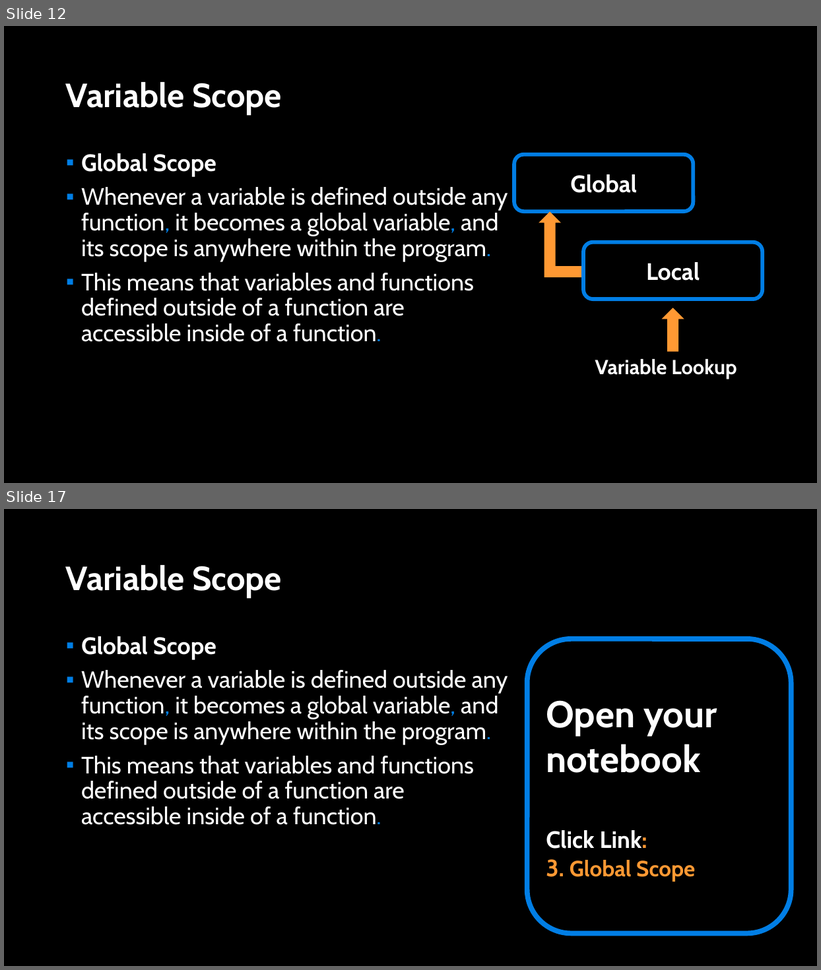
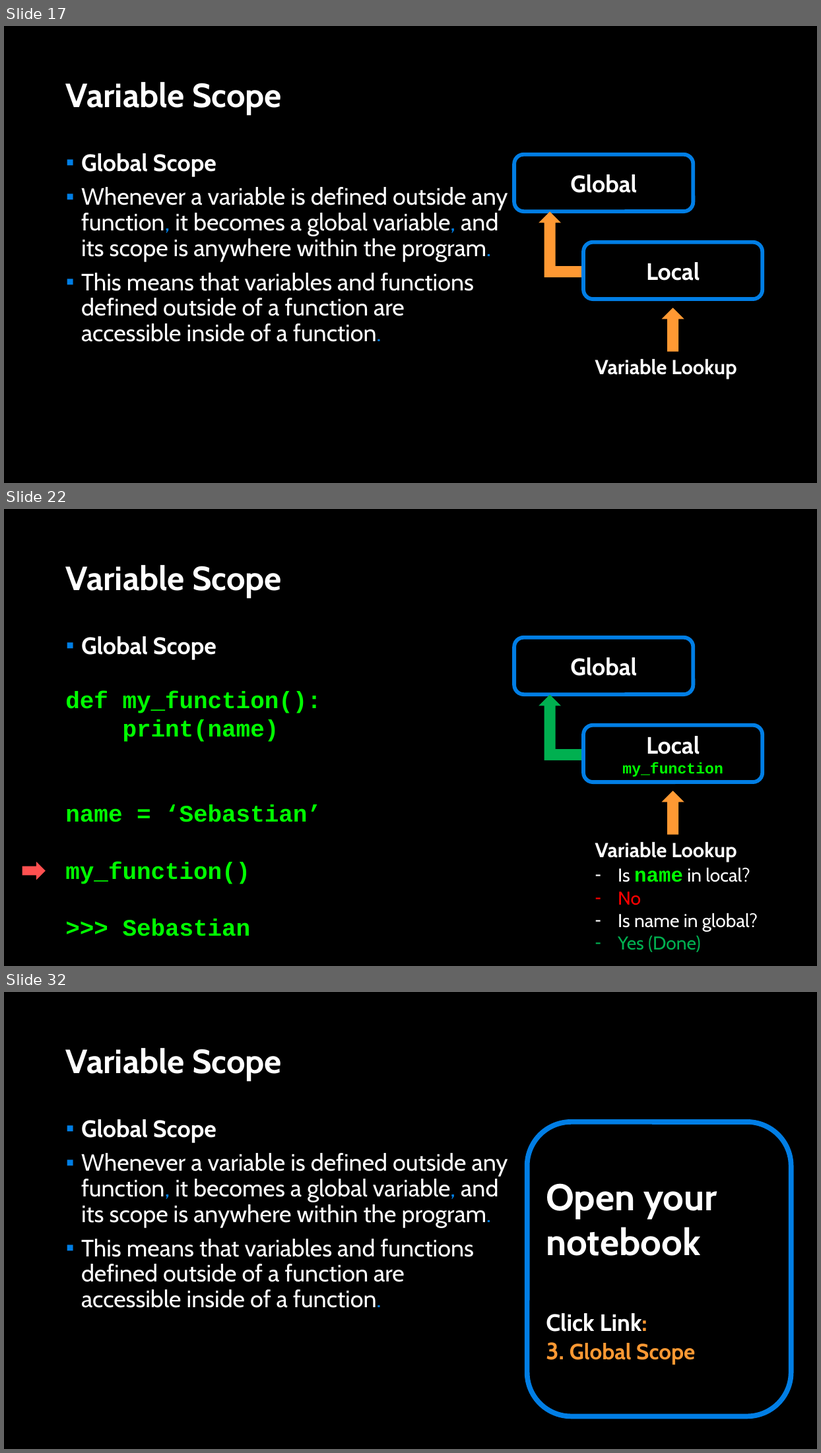
Before and after one commit to APS106/APS106-winter-2023-kinsella-goodfellow, a slide deck: lectures/week2/lecture2/slides/week2_lecture2.pptx. Shown one above the other, each under a label of ours: slides 12 and 17 before the commit, slides 17, 22 and 32 after it; the slides between them are not shown. The pictures are 821x970 and 821x1453 pixels, drawn with LibreOffice and Linux fonts; fonts in the diff are those of the drawing; background and template pictures are left out. Boxes give left, top, right and bottom in pixels: in the first picture for what was removed or moved away, otherwise in the second. Text is boxed around its words. In the diff, an @@ line names an element or a change of style, - is before the commit and + after.

```diff
--- a/lectures/week2/lecture2/slides/week2_lecture2.pptx
+++ b/lectures/week2/lecture2/slides/week2_lecture2.pptx
@@ slide 22 added at bbox=[4, 509, 817, 966], background picture (left out) @@
@@ title added at bbox=[66, 565, 282, 597], 39.6 pt, text #FFFFFF, bold @@
+Variable Scope
@@ text added at bbox=[81, 636, 217, 659], 28 pt, text #FFFFFF, bold @@
+▪ Global Scope
@@ rounded rectangle added at bbox=[515, 638, 694, 695], outline #017EE5 4.5 pt, 28 pt, text #FFFFFF, bold @@
+Global
@@ text added at bbox=[65, 691, 321, 937], 28 pt, text #00FF00, bold @@
+def my_function():
+print(name)
+name = ‘Sebastian’
+my_function()
+>>> Sebastian
@@ bent up arrow added at bbox=[539, 695, 584, 761], fill #00B050 @@
@@ rounded rectangle added at bbox=[583, 725, 763, 783], outline #017EE5 4.5 pt, 18 pt, text #00FF00, bold @@
+Local
+my_function
@@ down arrow added at bbox=[662, 791, 684, 835], fill #FF9933 @@
@@ text added at bbox=[595, 842, 758, 953], 22 pt, text #FFFFFF @@
+Variable Lookup
+– Is name in local?
+– No
+– Is name in global?
+– Yes (Done)
@@ right arrow added at bbox=[22, 862, 46, 881], fill #FF5050 @@
@@ what was slide 12 is now slide 17 @@
@@ what was slide 17 is now slide 32 @@
```
Also in this commit, not shown: 8 slides changed, 19 other slides added, 3 other files.
